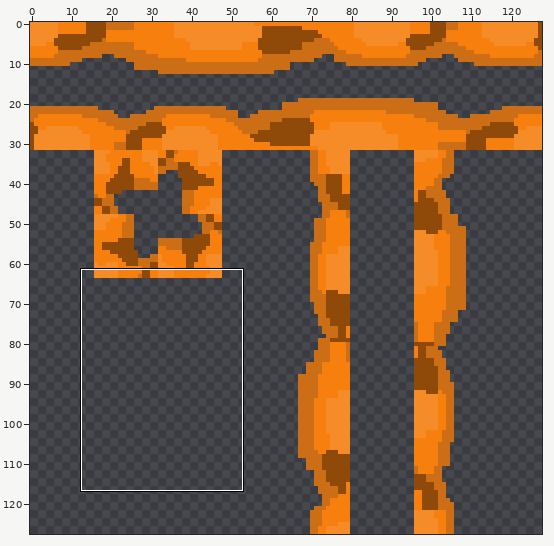
A sprite sheet gets an edit: Assets/Textures/WallTexture.png. Above: a wide view before the commit, with the close-up outlined.
Close-up. Before:
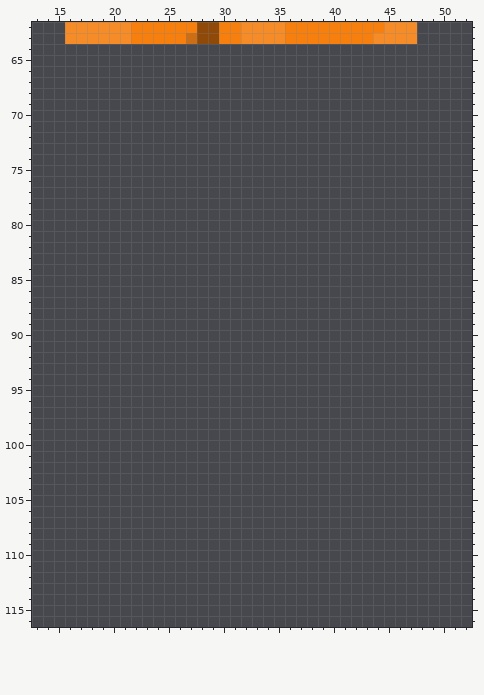
The file is 128x128 pixels. Shown: x 13..52, y 62..116.
And afterwards:
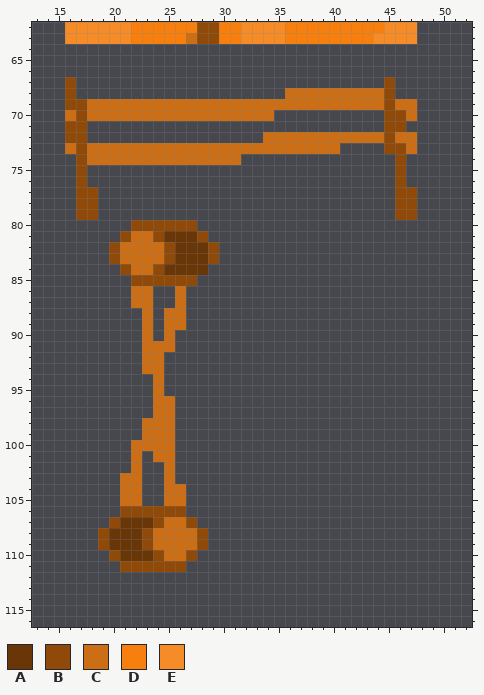
Palette (. is transparent): A #683607  B #8f4908  C #cb6e15  D #f67f0d  E #f68c27
The commit says: Adding walls Modification des texture walls pour ajouter clôture de bois
Changes in this commit:
y 67: x 16 . -> B; x 45 . -> B
y 68: x 16 . -> B; x 36..45 .......... -> CCCCCCCCCB
y 69: x 16..47 ................................ -> BBCCCCCCCCCCCCCCCCCCCCCCCCCCCBCC
y 70: x 16..34 ................... -> CBCCCCCCCCCCCCCCCCC; x 45..47 ... -> BBC
y 71: x 16..17 .. -> BB; x 45..46 .. -> BB
y 72: x 16..17 .. -> BB; x 34..47 .............. -> CCCCCCCCCCCBCC
y 73: x 16..40 ......................... -> CBCCCCCCCCCCCCCCCCCCCCCCC; x 45..47 ... -> BBC
y 74: x 17..31 ............... -> BCCCCCCCCCCCCCC; x 46 . -> B
y 75..76: x 17 . -> B; x 46 . -> B
y 77..79: x 17..18 .. -> BB; x 46..47 .. -> BB
y 80: x 22..27 ...... -> BBBBBB
y 81: x 21..28 ........ -> BCCBAAAB
y 82..83: x 20..29 .......... -> BCCCCBAAAB
y 84: x 21..28 ........ -> BCCBAAAA
y 85: x 22..27 ...... -> BBBBBB
y 86..87: x 22..23 .. -> CC; x 26 . -> C
y 88..89: x 23 . -> C; x 25..26 .. -> CC
y 90: x 23 . -> C; x 25 . -> C
y 91: x 23..25 ... -> CCC
y 92..93: x 23..24 .. -> CC
y 94..95: x 24 . -> C
y 96..97: x 24..25 .. -> CC
y 98..99: x 23..25 ... -> CCC
y 100: x 22..25 .... -> CCCC
y 101: x 22 . -> C; x 24..25 .. -> CC
y 102: x 22 . -> C; x 25 . -> C
y 103: x 21..22 .. -> CC; x 25 . -> C
y 104..105: x 21..22 .. -> CC; x 25..26 .. -> CC
y 106: x 21..26 ...... -> BBBBBB
y 107: x 20..27 ........ -> BAAABCCB
y 108..109: x 19..28 .......... -> BAAABCCCCB
y 110: x 20..27 ........ -> BAAABCCB
y 111: x 21..26 ...... -> BBBBBB
Pixel boxes of the changes (left, top, right, bottom) in both close-ups:
added: (65, 77, 417, 572)
